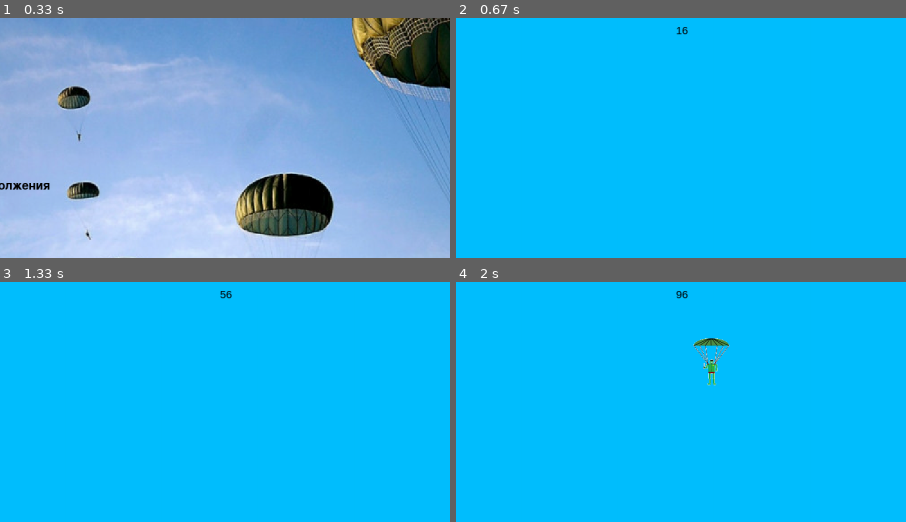
Above: before the commit, frames 1-4 (two rows, left to right).
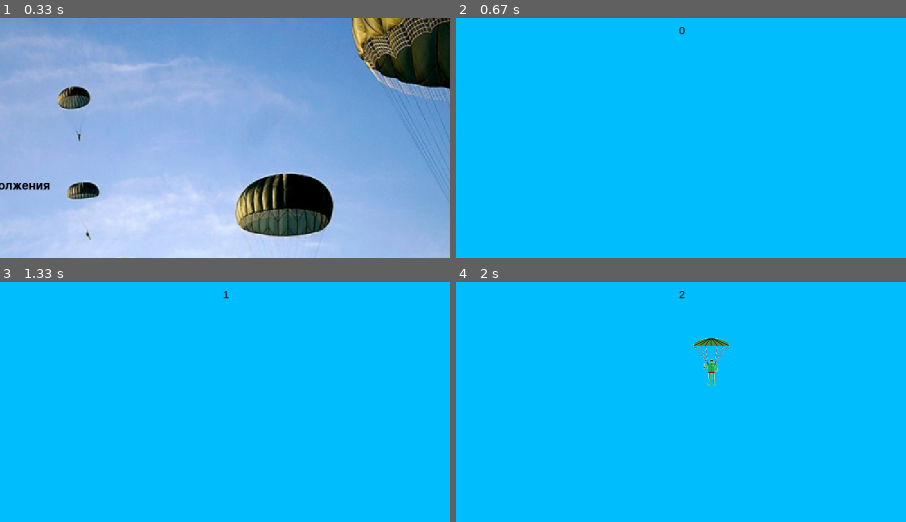
Above: after the commit, the same moments.

Repository: Mesh-DimASS/PygameProjectMMD
Game: pygame game, started from main.py
Same seed, same stepped clock (60 frames per second), same inputs: the game is played once before the commit and once after it.
Inputs (mouse positions are % of the whole screen's width and height, from its top left):
- Up to frame 1 (0.33 s): no input
- Up to frame 2 (0.67 s): click (50, 50) at 0.38 s
- Up to frame 3 (1.33 s): click (50, 56) at 0.72 s; click (19, 73) at 1.05 s
- Up to frame 4 (2 s): click (87, 85) at 1.38 s; click (52, 16) at 1.72 s
The pictures show only the part of the screen within x 25-75%, y 0-50%; the shares and areas given below are measured in that part.

Frame 1 is identical in both runs. In frame 2, less than 0.1% of the frame differs, in the area x 48-52%, y 3-8%; in frame 3, less than 0.1%; in frame 4, less than 0.1%.

Commit message:
complete score

Diff:
--- a/main.py
+++ b/main.py
@@ -46,11 +46,6 @@
         self.rect.bottom = height
         self.done = 0
 
-    def update(self):
-        if pygame.sprite.collide_mask(self, mountain):
-            self.done += 1
-        self.done_par()
-
     def done_par(self):
         screen.blit(screen, background_rect)
         draw_text(screen, str(self.done), 18, width / 2, 10)
@@ -59,7 +54,7 @@
 class Parachutist(pygame.sprite.Sprite):
     image = load_image("parach.png", -1)
 
-    def __init__(self, pos):
+    def __init__(self, pos, mountain):
         super().__init__(all_sprites)
         self.image = Parachutist.image
         self.rect = self.image.get_rect()
@@ -71,6 +66,7 @@
         if not pygame.sprite.collide_mask(self, mountain):
             self.rect = self.rect.move(0, 1)
         else:
+            mountain.done += 1
             self.kill()
 
 
@@ -118,9 +114,10 @@
         if event.type == pygame.QUIT:
             running = False
         if event.type == pygame.MOUSEBUTTONDOWN:
-            Parachutist(event.pos)
+            Parachutist(event.pos, mountain)
     clock.tick(fps)
     screen.fill((0, 191, 255))
+    mountain.done_par()
     all_sprites.draw(screen)
     all_sprites.update()
     pygame.display.flip()
